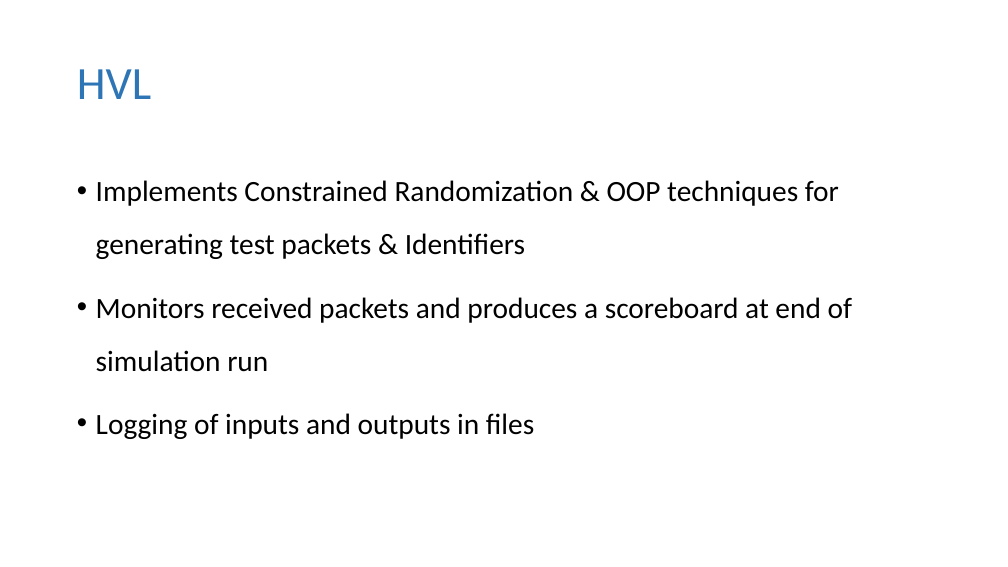
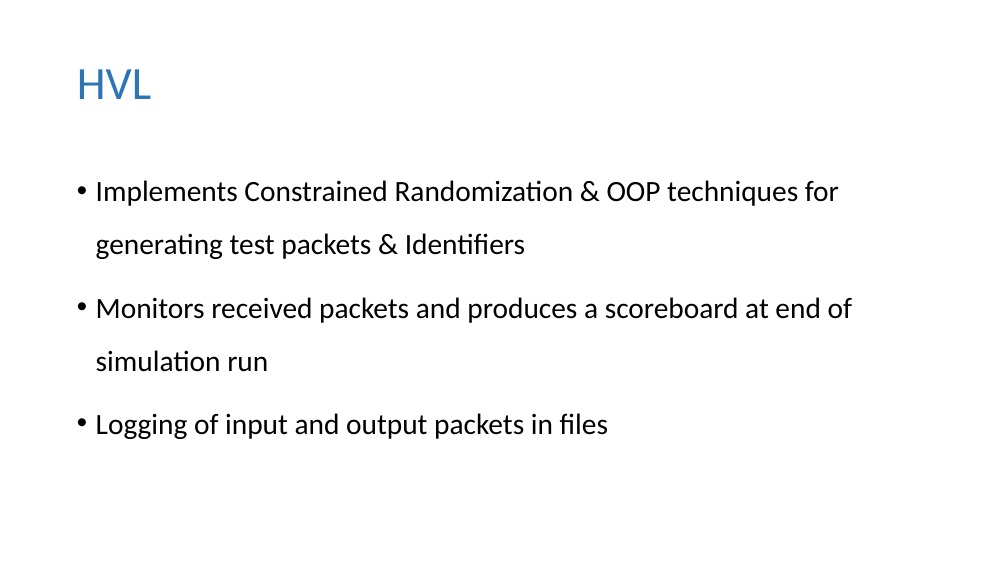
Before and after one commit to mafzzz/can-controller, a slide deck: slide 33 of Docs/Final Project Presenatation.pptx. Drawn at 1008x567 pixels with LibreOffice and Linux fonts; fonts in the diff are those of the drawing. Boxes give left, top, right and bottom in pixels: in the first picture for what was removed or moved away, otherwise in the second. Text is boxed around its words. In the diff, an @@ line names an element or a change of style, - is before the commit and + after.

```diff
--- a/Docs/Final Project Presenatation.pptx
+++ b/Docs/Final Project Presenatation.pptx
@@ text at (96, 413, 608, 439): text changed @@
-• Logging of inputs and outputs in files
+• Logging of input and output packets in files
```
Also in this commit, not shown: 2 other slides changed, 1 other file.
